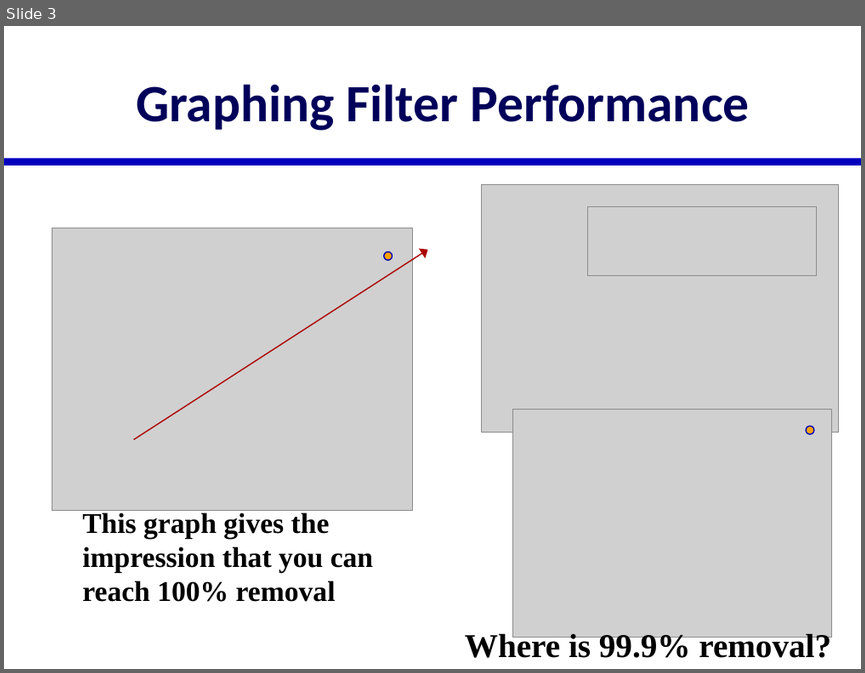
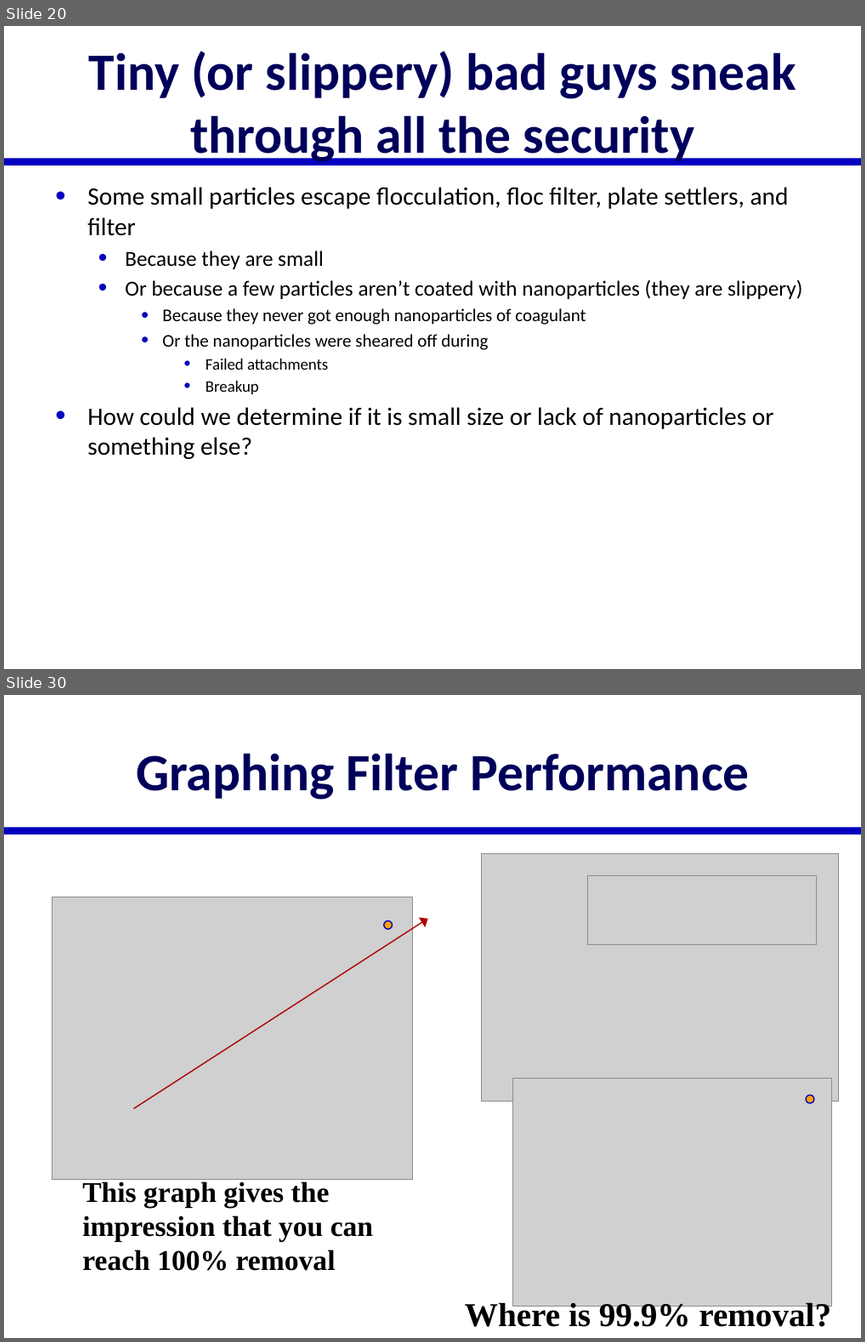
Before and after one commit to monroews/CEE4520Lectures, a slide deck: Extras/Filtration Extras.pptx. Shown one above the other, each under a label of ours: slide 3 before the commit, slides 20 and 30 after it; the slides between them are not shown. The pictures are 865x673 and 865x1342 pixels, drawn with LibreOffice and Linux fonts; fonts in the diff are those of the drawing; grey boxes stand for pictures. Boxes give left, top, right and bottom in pixels: in the first picture for what was removed or moved away, otherwise in the second. Text is boxed around its words. In the diff, an @@ line names an element or a change of style, - is before the commit and + after.

```diff
--- a/Extras/Filtration Extras.pptx
+++ b/Extras/Filtration Extras.pptx
@@ slide 20 added at (4, 26, 861, 669), background #FFFFFF; not listed: 1 template element that a slide beside it also shows @@
@@ title added at (89, 51, 795, 165), 44 pt, text #00005A, bold @@
+Tiny (or slippery) bad guys sneak through all the security
@@ text added at (87, 187, 802, 459), 21 pt, text #000000 @@
+• Some small particles escape flocculation, floc filter, plate settlers, and filter
+  • Because they are small
+  • Or because a few particles aren’t coated with nanoparticles (they are slippery)
+    • Because they never got enough nanoparticles of coagulant
+    • Or the nanoparticles were sheared off during
+      • Failed attachments
+      • Breakup
+• How could we determine if it is small size or lack of nanoparticles or something else?
@@ what was slide 3 is now slide 30 @@
```
Also in this commit, not shown: 3 slides changed, 26 other slides added, 4 other files.
